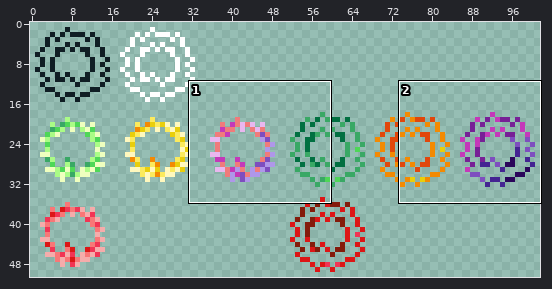
Sprite sheet: Resources/Textures/Wreath.png. Above: a wide view before the commit, with the close-up outlined.
Close-up. Before:
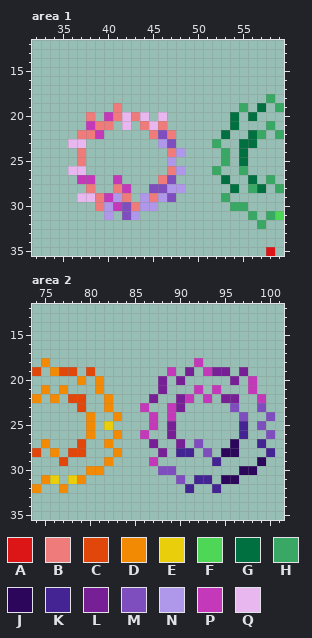
The file is 204x102 pixels, drawn in blocks of 2x2; one block is one cell here. Shown: area 1: x 32..59, y 12..35; area 2: x 74..101, y 12..35.
Palette (. is transparent): A #dc1616  B #f07b7b  C #e1470b  D #f38a03  E #e9ce0b  F #4ed757  G #017041  H #39a865  J #2b065b  K #442492  L #772096  M #7e4ebf  N #af97e9  P #c439b9  Q #e9b7ef
New version:
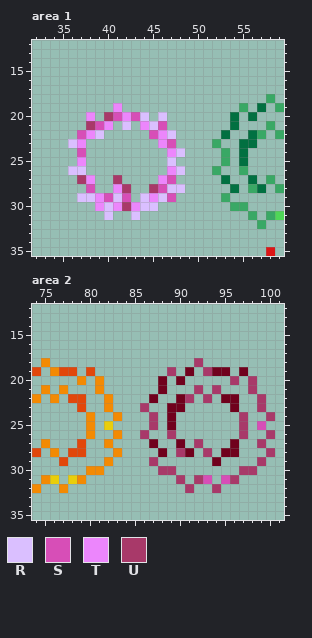
Colours new in this view: R #dabfff  S #d74eb7  T #ec86fc  U #a83969
What changed:
Colour L changes from #772096 to #70011d.
Area 1:
Colour R replaces colour B in row 22 at x 47.
Colour R replaces colour N in row 24 at x 48; in row 25 at x 47; in row 26 at x 48; in row 28 at x 47 to 48; in row 29 at x 41, 44 and 46; in row 30 at x 40 and 44 to 45.
Colour R replaces colour N in row 31 at x 40 and 43.
Colour R replaces colour P in row 22 at x 39.
Colour R replaces colour Q in row 20 at x 44 and 46; in row 21 at x 42 and 45; in row 23 at x 36; in row 26 at x 36 to 37; in row 29 at x 37 to 38.
Colour S replaces colour B in row 20 at x 41 and 43; in row 21 at x 39 and 46; in row 22 at x 37 and 45; in row 24 at x 37; in row 28 at x 38; in row 29 at x 42.
Colour S replaces colour M in row 23 at x 47; in row 27 at x 47; in row 28 at x 46; in row 29 at x 47.
Colour S replaces colour P in row 29 at x 40.
Colour T replaces colour B in row 19 at x 41; in row 20 at x 38; in row 21 at x 40 and 44; in row 22 at x 38; in row 24 at x 47; in row 25 at x 37.
Colour T replaces colour B in row 26 at x 47; in row 27 at x 46; in row 28 at x 41; in row 29 at x 39 and 45; in row 30 at x 39 and 43.
Colour T replaces colour M in row 22 at x 46.
Colour T replaces colour N in row 23 at x 46.
Colour T replaces colour P in row 27 at x 38; in row 30 at x 41.
Colour T replaces colour Q in row 20 at x 42; in row 23 at x 37.
Colour U replaces colour M in row 28 at x 45; in row 30 at x 42.
Colour U replaces colour P in row 20 at x 40; in row 21 at x 38; in row 27 at x 37 and 41; in row 28 at x 42.
The author cleared colour M in row 31 at x 42.
Area 2:
Colour L replaces colour J in row 27 at x 96; in row 28 at x 95 to 96.
Colour L replaces colour K in row 28 at x 91; in row 29 at x 94.
Colour L replaces colour M in row 23 at x 96.
Colour L replaces colour P in rows 23 to 24 at x 89.
Colour S replaces colour J in row 31 at x 95.
Colour S replaces colour K in row 31 at x 93.
Colour S replaces colour M in row 25 at x 99.
Colour U replaces colour J in row 29 at x 99; in row 30 at x 97 to 98; in row 31 at x 96.
Colour U replaces colour K in rows 25 to 26 at x 97; in row 27 at x 99; in row 28 at x 90 and 100; in row 31 at x 92; in row 32 at x 91 and 94.
Colour U replaces colour L in row 20 at x 96; in row 26 at x 89.
Colour U replaces colour M in row 23 at x 99; in row 24 at x 97 and 100; in row 26 at x 100; in row 27 at x 92; in row 28 at x 93; in row 30 at x 88 to 89.
Colour U replaces colour M in row 31 at x 90.
Colour U replaces colour P in row 18 at x 92; in row 19 at x 89 and 93; in row 20 at x 98; in row 21 at x 92, 94 and 98; in row 22 at x 91, 93 and 99; in row 23 at x 86.
Colour U replaces colour P in rows 24 to 25 at x 87; in row 26 at x 86; in row 29 at x 87.
Boxes around the changes in both close-ups, in picture pixels (x1, y1, x2, y2):
changed: (68, 103, 185, 220)
changed: (140, 358, 275, 493)
